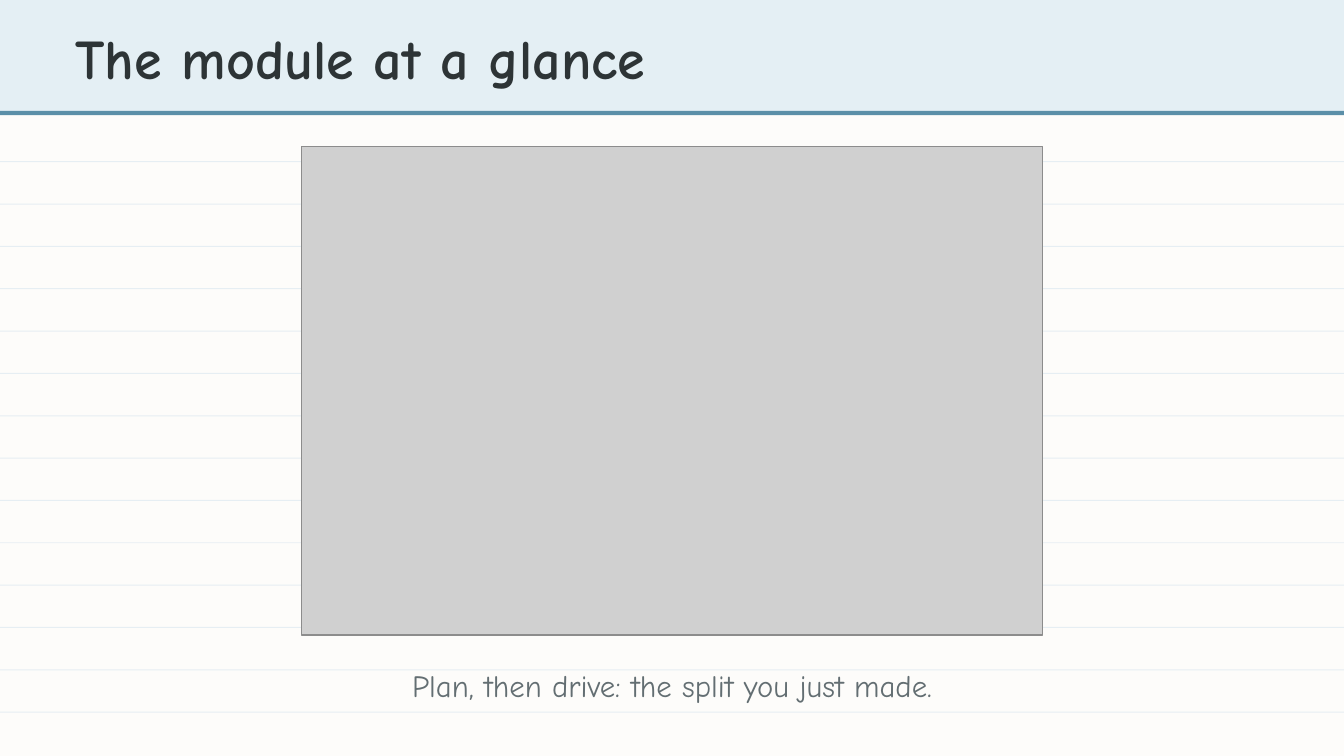
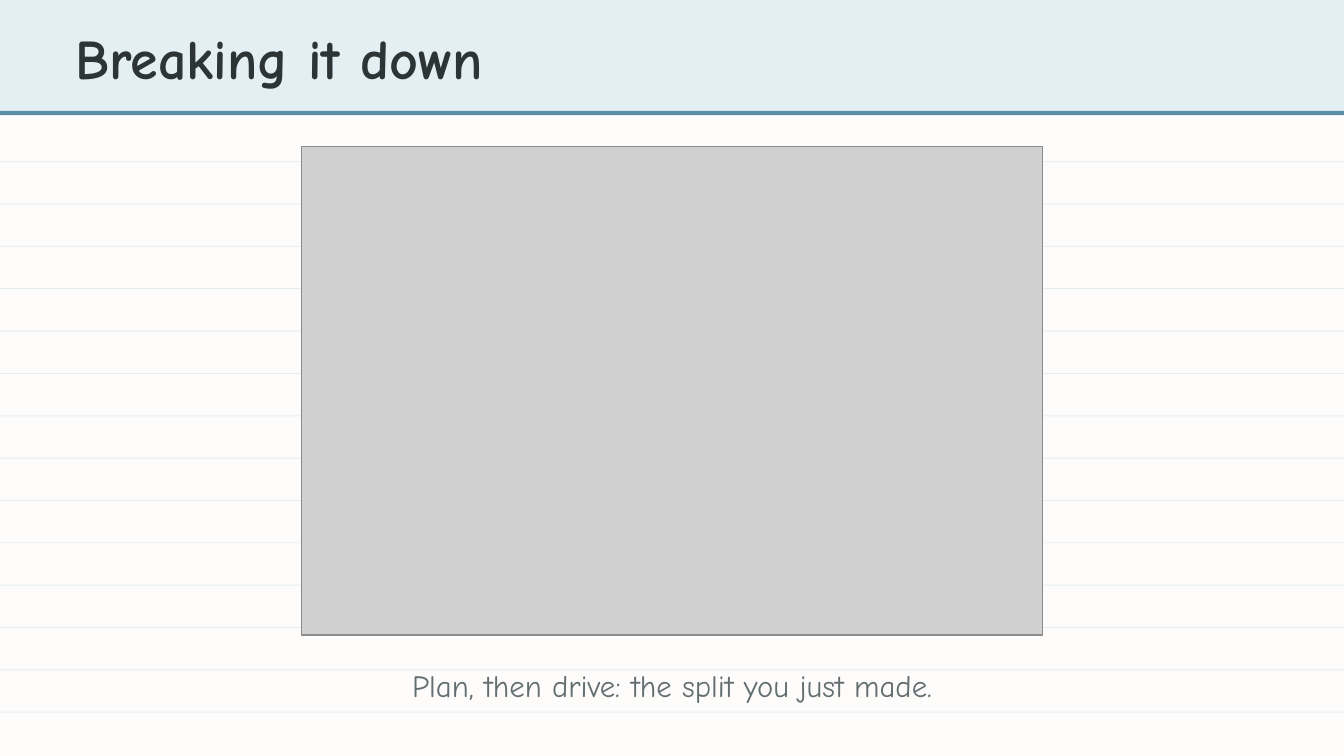
Before and after one commit to bradamiller/LearningPython, a slide deck: slide 8 of static/slides/module-04-manhattan/module-4-lesson-00-overview.pptx (slide 14 before the commit). Drawn at 1344x756 pixels with LibreOffice and Linux fonts; fonts in the diff are those of the drawing; grey boxes stand for pictures. Boxes give left, top, right and bottom in pixels: in the first picture for what was removed or moved away, otherwise in the second. Text is boxed around its words. In the diff, an @@ line names an element or a change of style, - is before the commit and + after.

```diff
--- a/static/slides/module-04-manhattan/module-4-lesson-00-overview.pptx
+++ b/static/slides/module-04-manhattan/module-4-lesson-00-overview.pptx
@@ text at [76,41,483,89]: text changed @@
-The module at a glance
+Breaking it down
```
Also in this commit, not shown: 4 other slides changed, 2 other files.
